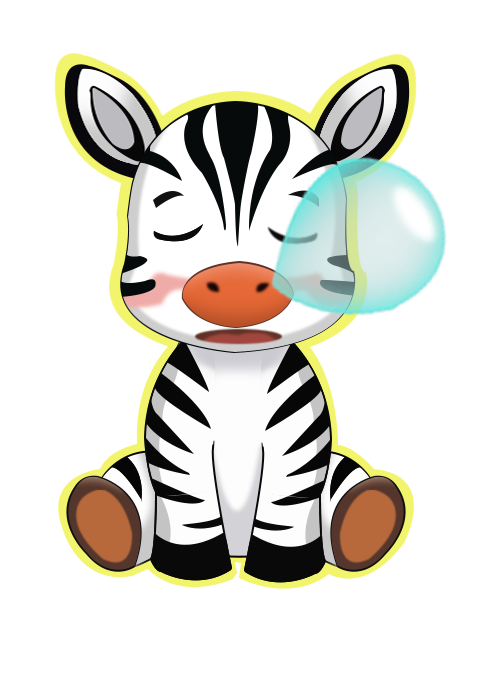
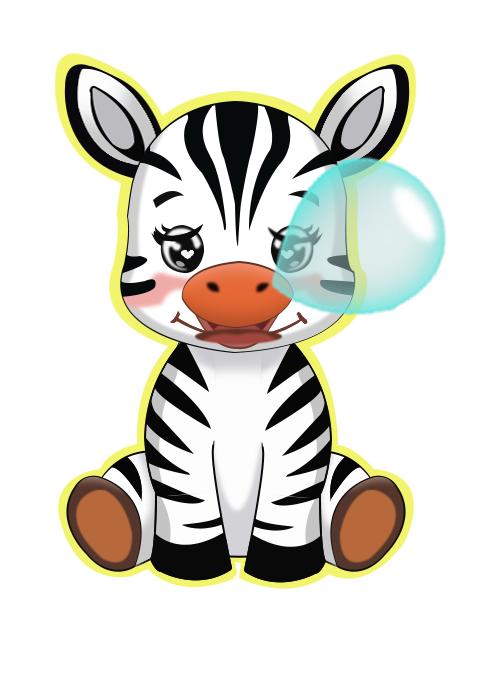
Two versions of the same layered image (482x677). Layer-by-layer changes:
showed "miệng_cười" over [191,313,283,350]
showed group "mắt_phải" (3 layers) over [270,223,323,274]
showed group "mắt_trái" (3 layers) over [151,223,205,274]
showed "cười_mỉm" over [170,311,308,334]
